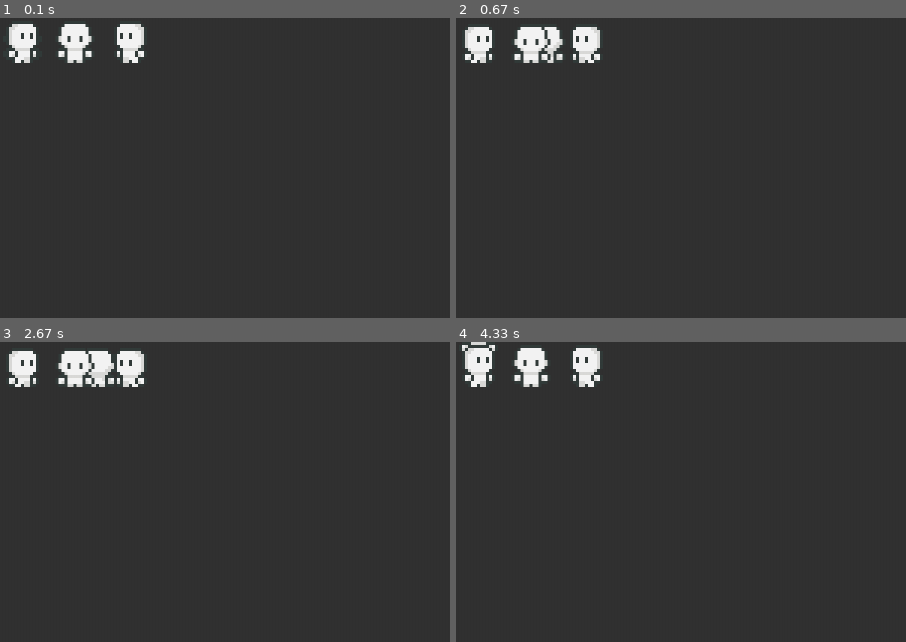
Above: before the commit, frames 1-4 (two rows, left to right).
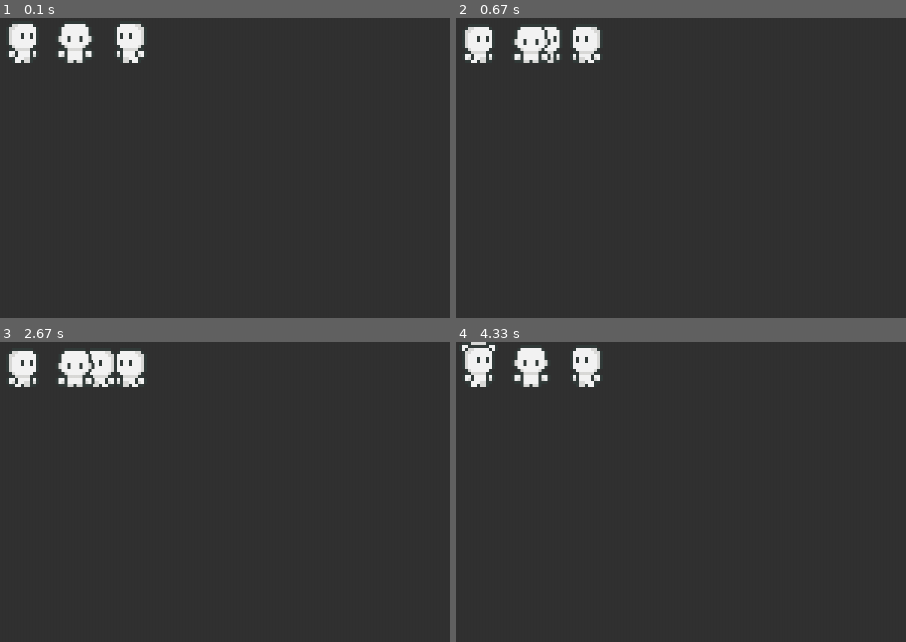
Above: after the commit, the same moments.

Repository: Daww1d/ghostHunter
Game: pygame game, started from main.py
The game is run twice, just before and just after one commit, with the same random seed, the same clock (stepped at 60 frames per second) and the same inputs.
Inputs:
- Up to frame 1 (0.1 s): no input
- Up to frame 2 (0.67 s): hold Right from 0.33 s (still down)
- Up to frame 3 (2.67 s): release Right at 0.8 s; hold Up 0.83-1.13 s; hold Right 1.17-1.63 s; hold Left 1.67-2.2 s; hold Down 2.23-2.53 s; hold Left from 2.57 s (still down)
- Up to frame 4 (4.33 s): release Left at 2.97 s; hold Up 3-3.37 s; hold Down from 4.07 s (still down)
The pictures show only the part of the screen within x 0-50%, y 0-50%; the shares and areas given below are measured in that part.

The runs differ from the first frame. In frame 2, 0.1% of the frame differs, in the area x 19-24%, y 6-14%; in frame 3, 0.2%, in the area x 19-26%, y 3-15%; in frame 4, less than 0.1%.

Commit message:
added basic animation for directional movement

Diff:
--- a/main.py
+++ b/main.py
@@ -43,6 +43,14 @@
 for x in range(idleD.loop):
     idleD.animation.append(spriteSheetIdle.get_image(x, 16, 16, 4, 1))
 
+idleAnimations = {
+    "left" : idleL.animation,
+    "right" : idleR.animation,
+    "down" : idleD.animation,
+    "up" : idleU.animation
+}
+
+
 BG = (50, 50, 50)
 BLACK = (0, 0, 0)
 
@@ -65,6 +73,18 @@
     elif key == pygame.K_DOWN:
         playerInput["down"] = value
 
+def setDirection(key):
+    if key == pygame.K_LEFT:
+        playerDirection = "left"
+    elif key == pygame.K_RIGHT:
+        playerDirection = "right"
+    elif key == pygame.K_UP:
+        playerDirection = "up"
+    elif key == pygame.K_DOWN:
+        playerDirection = "down"
+
+    return playerDirection
+
 
 while run:
 
@@ -73,6 +93,7 @@
             run = False
         elif event.type == pygame.KEYDOWN:
             checkInput(event.key, True)
+            playerDirection = setDirection(event.key)
         elif event.type == pygame.KEYUP:
             checkInput(event.key, False)
 
@@ -90,8 +111,7 @@
         if frame >= len(idleU.animation):
             frame = 0
 
-
-    screen.blit(idleU.animation[frame], (playerX, playerY))
+    screen.blit(idleAnimations[playerDirection][frame], (playerX, playerY))
 
     screen.blit(idleR.animation[frame], (0 , 0) )
     screen.blit(idleD.animation[frame], (70 , 0) )
@@ -101,7 +121,6 @@
     playerX += playerVelocity[0] * playerSpeed
     playerY += playerVelocity[1] * playerSpeed
 
-
     clock.tick(FPS)
     pygame.display.update()
 
